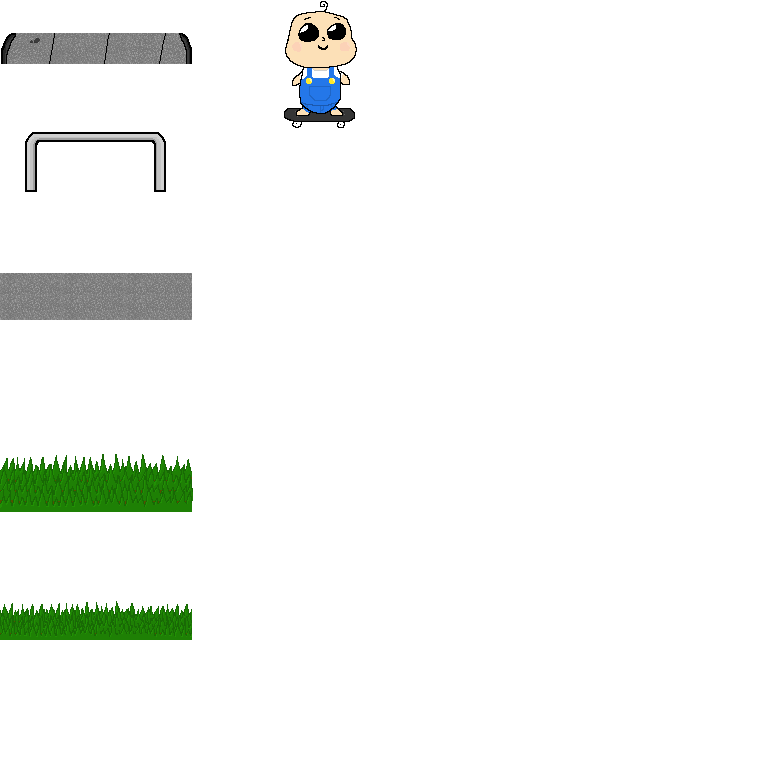
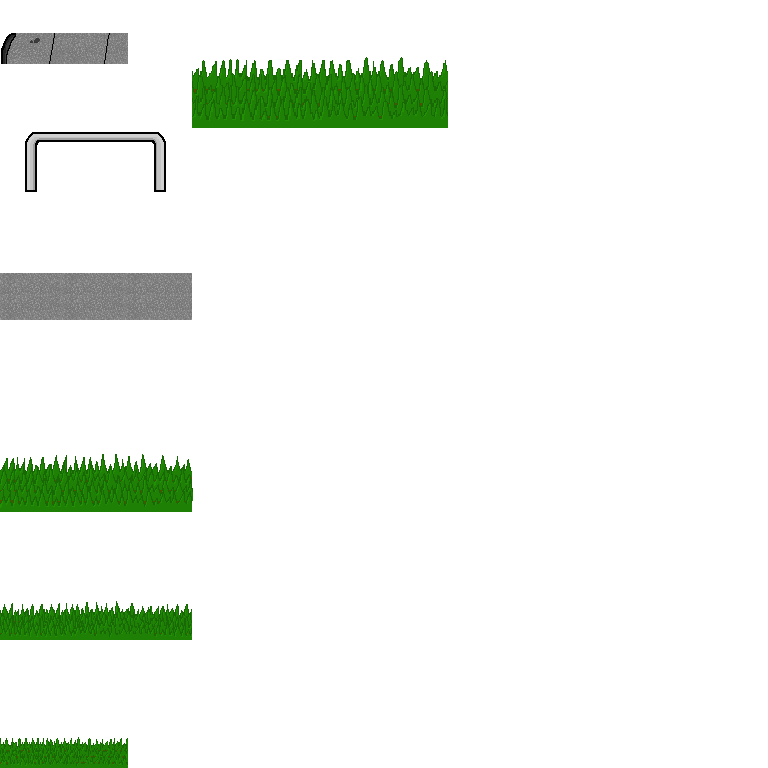
Layered file, before and after one edit (768x768). Changes by layer:
painted on "Tiles" over left=0, top=33, right=448, bottom=768
painted on "grass2" over left=0, top=84, right=448, bottom=762
painted on "grass3" over left=1, top=71, right=448, bottom=757
painted on "grass4" over left=0, top=57, right=448, bottom=750
painted on "bck" over left=0, top=80, right=448, bottom=768
removed group "Baby" (5 layers) over left=284, top=1, right=357, bottom=128
removed layer "Face" from group "Baby" over left=285, top=1, right=357, bottom=68
removed layer "Body" from group "Baby" over left=299, top=65, right=341, bottom=114
removed layer "Arms" from group "Baby" over left=292, top=71, right=350, bottom=86
removed layer "Legs" from group "Baby" over left=296, top=80, right=343, bottom=116
removed layer "Skateboard" from group "Baby" over left=284, top=108, right=355, bottom=128
